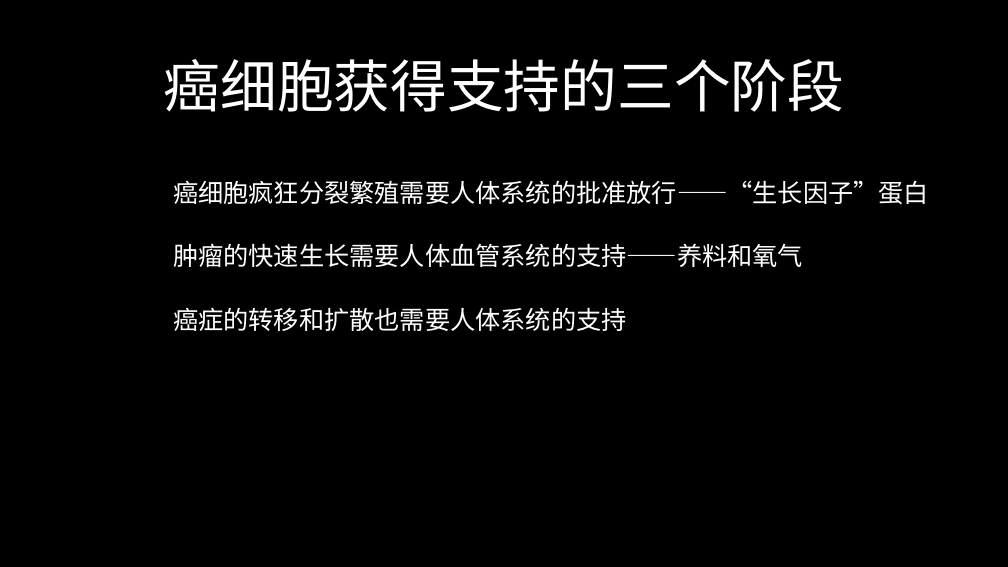
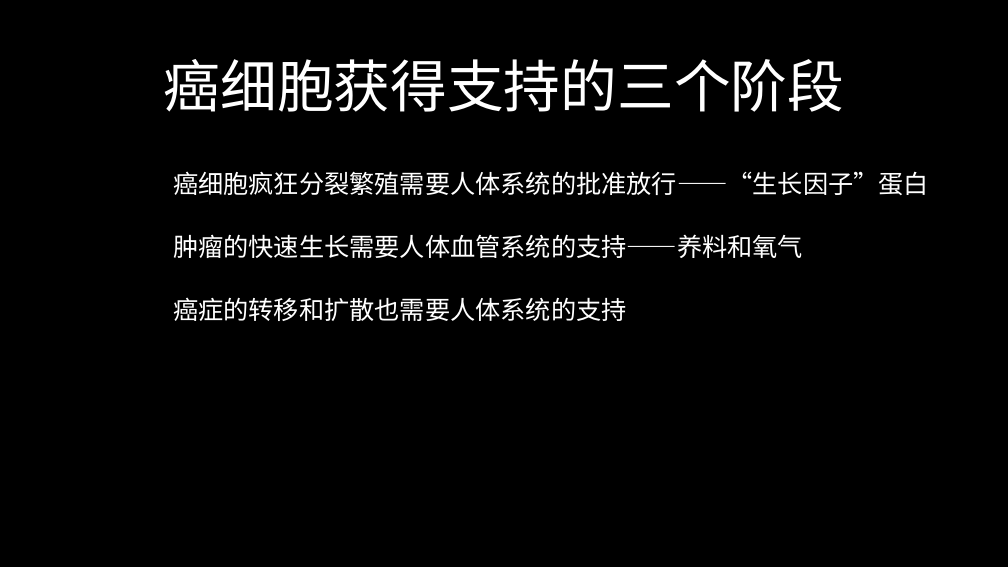
Before and after one commit to FredJiangFei/freetalk, a slide deck: slide 15 of 癌症/癌症.pptx (slide 13 before the commit). Drawn at 1008x567 pixels with LibreOffice and Linux fonts; fonts in the diff are those of the drawing. Boxes give left, top, right and bottom in pixels: in the first picture for what was removed or moved away, otherwise in the second. Text is boxed around its words. In the diff, an @@ line names an element or a change of style, - is before the commit and + after.

```diff
--- a/癌症/癌症.pptx
+++ b/癌症/癌症.pptx
@@ text "癌细胞疯狂分裂繁殖需要人体系统的批准放行——“生长因子”蛋白": place and size @@
-text "癌细胞疯狂分裂繁殖需要人体系统的批准放行——“生长因子”蛋白" at (173, 180, 929, 204)
+text "癌细胞疯狂分裂繁殖需要人体系统的批准放行——“生长因子”蛋白" at (173, 171, 929, 195)
@@ text "肿瘤的快速生长需要人体血管系统的支持——养料和氧气": place and size @@
-text "肿瘤的快速生长需要人体血管系统的支持——养料和氧气" at (173, 243, 803, 267)
+text "肿瘤的快速生长需要人体血管系统的支持——养料和氧气" at (173, 234, 803, 258)
@@ line spacing 1 to 1.5 in 3 elements at (173, 234, 803, 258), (173, 171, 929, 195), (173, 297, 627, 321) @@
@@ text "癌症的转移和扩散也需要人体系统的支持": place and size @@
-text "癌症的转移和扩散也需要人体系统的支持" at (173, 307, 627, 331)
+text "癌症的转移和扩散也需要人体系统的支持" at (173, 297, 627, 321)
```
Also in this commit, not shown: 9 other slides changed, 6 slides added, 1 other file.
